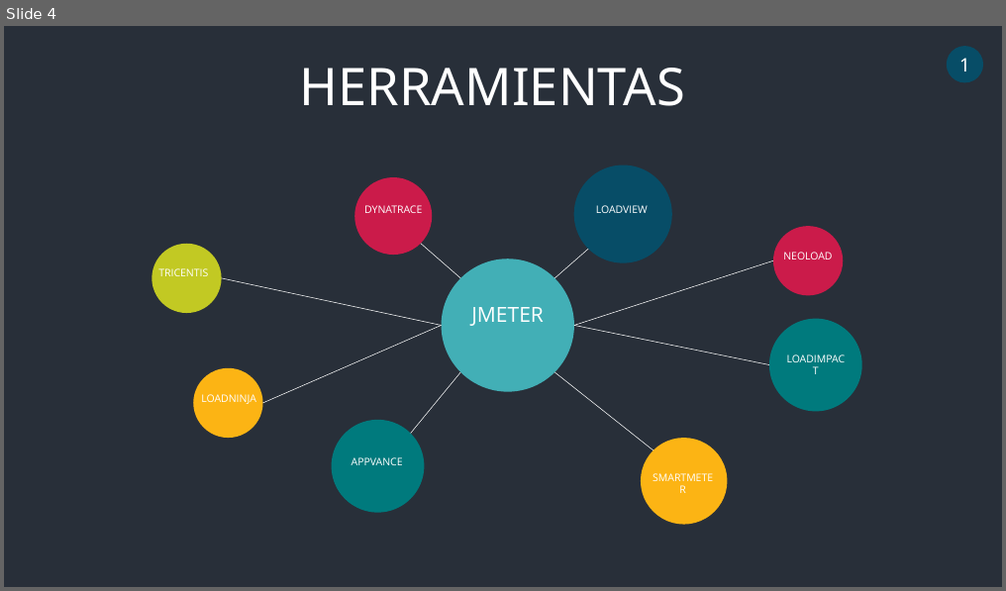
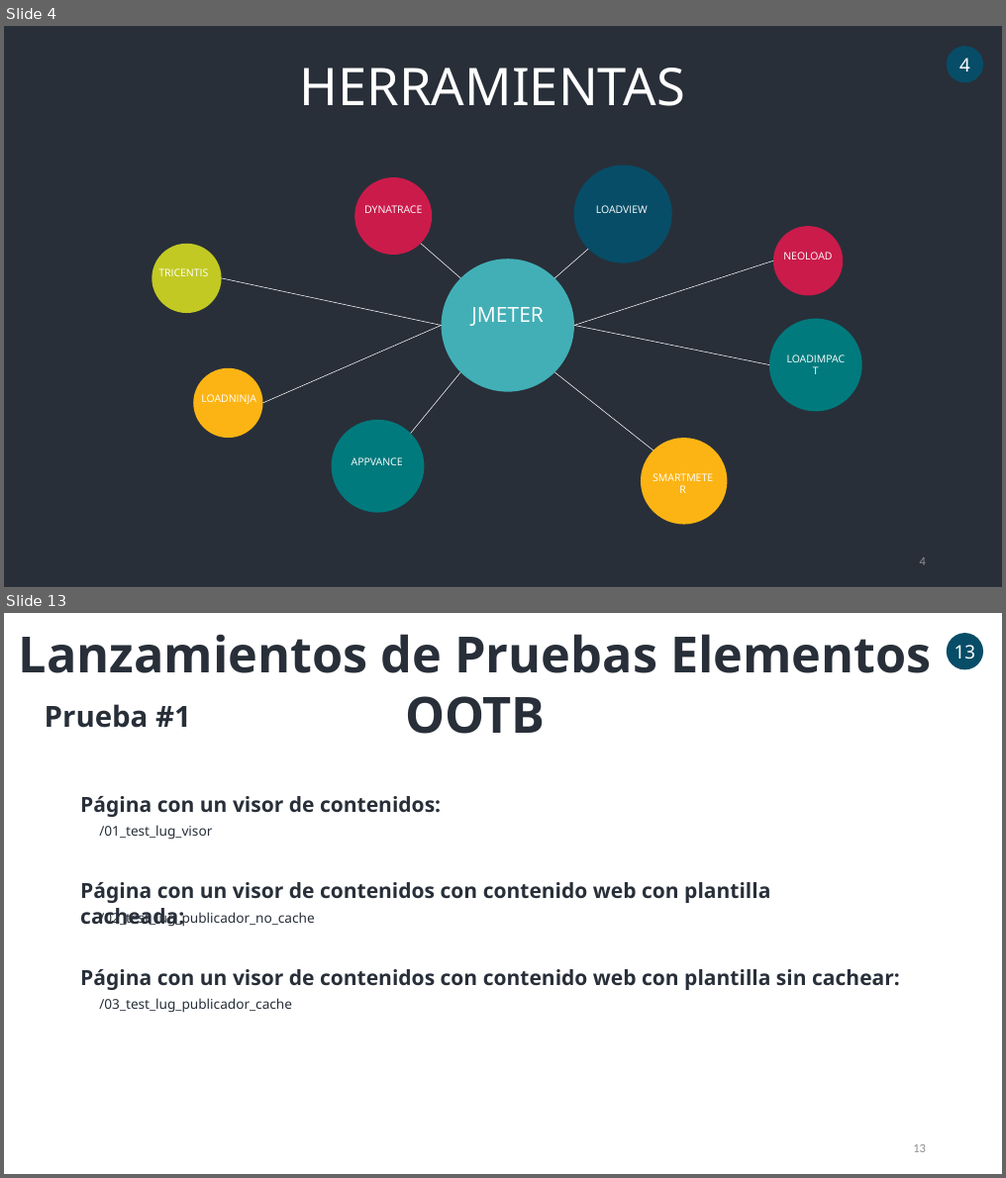
Before and after one commit to dmcisneros/formacion_lug_pruebas_carga, a slide deck: ppt/slides.pptx. Shown one above the other, each under a label of ours: slide 4 before the commit, slides 4 and 13 after it; the slides between them are not shown. The pictures are 1006x591 and 1006x1178 pixels, drawn with LibreOffice and Linux fonts; fonts in the diff are those of the drawing. Boxes give left, top, right and bottom in pixels: in the first picture for what was removed or moved away, otherwise in the second. Text is boxed around its words. In the diff, an @@ line names an element or a change of style, - is before the commit and + after.

```diff
--- a/ppt/slides.pptx
+++ b/ppt/slides.pptx
@@ slide 13 added at box(4, 613, 1002, 1174), background #FFFFFF @@
@@ text added at box(19, 634, 932, 734), 48 pt, text #282F39, bold @@
+Lanzamientos de Pruebas Elementos OOTB
@@ ellipse added at box(946, 633, 983, 669), fill #074D67, 18 pt, text #FFFFFF @@
+13
@@ text added at box(45, 704, 191, 728), 28 pt, text #282F39, bold @@
+Prueba #1
@@ text added at box(80, 796, 441, 817), 20 pt, text #282F39, bold @@
+Página con un visor de contenidos:
@@ text added at box(99, 825, 212, 840), 13 pt, text #282F39 @@
+/01_test_lug_visor
@@ text added at box(80, 882, 770, 903), 20 pt, text #282F39, bold @@
+Página con un visor de contenidos con contenido web con plantilla cacheada:
@@ text added at box(99, 910, 314, 927), 13 pt, text #282F39 @@
+/02_test_lug_publicador_no_cache
@@ text added at box(80, 969, 900, 990), 20 pt, text #282F39, bold @@
+Página con un visor de contenidos con contenido web con plantilla sin cachear:
@@ text added at box(99, 998, 292, 1013), 13 pt, text #282F39 @@
+/03_test_lug_publicador_cache
@@ page number added at box(913, 1145, 926, 1153), 12 pt, text #8E8F91 @@
+13
@@ slide 4 changed as well @@
@@ text in ellipse at box(959, 58, 970, 72): text changed @@
-1
+4
@@ page number added at box(920, 558, 926, 566), 12 pt, text #8E8F91 @@
+4
```
Also in this commit, not shown: 5 other slides changed, 29 other slides added.
